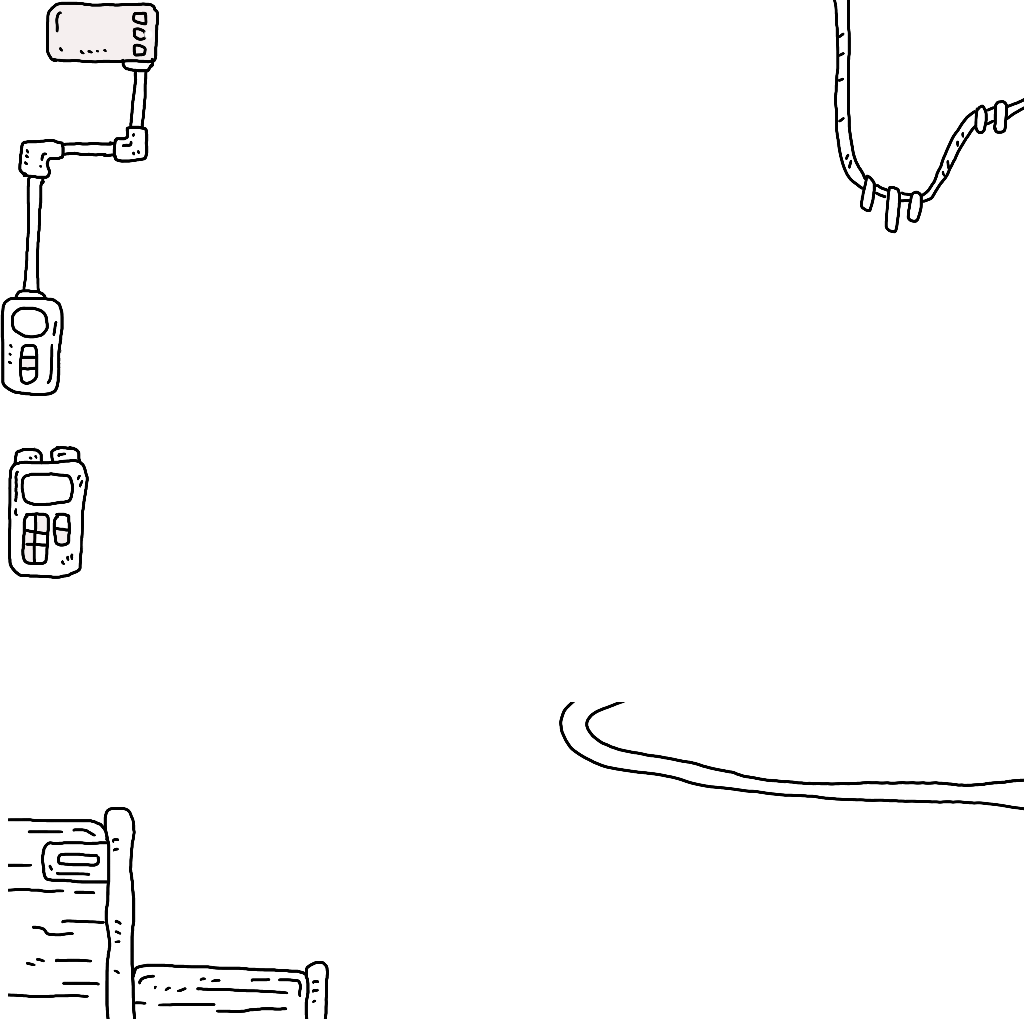
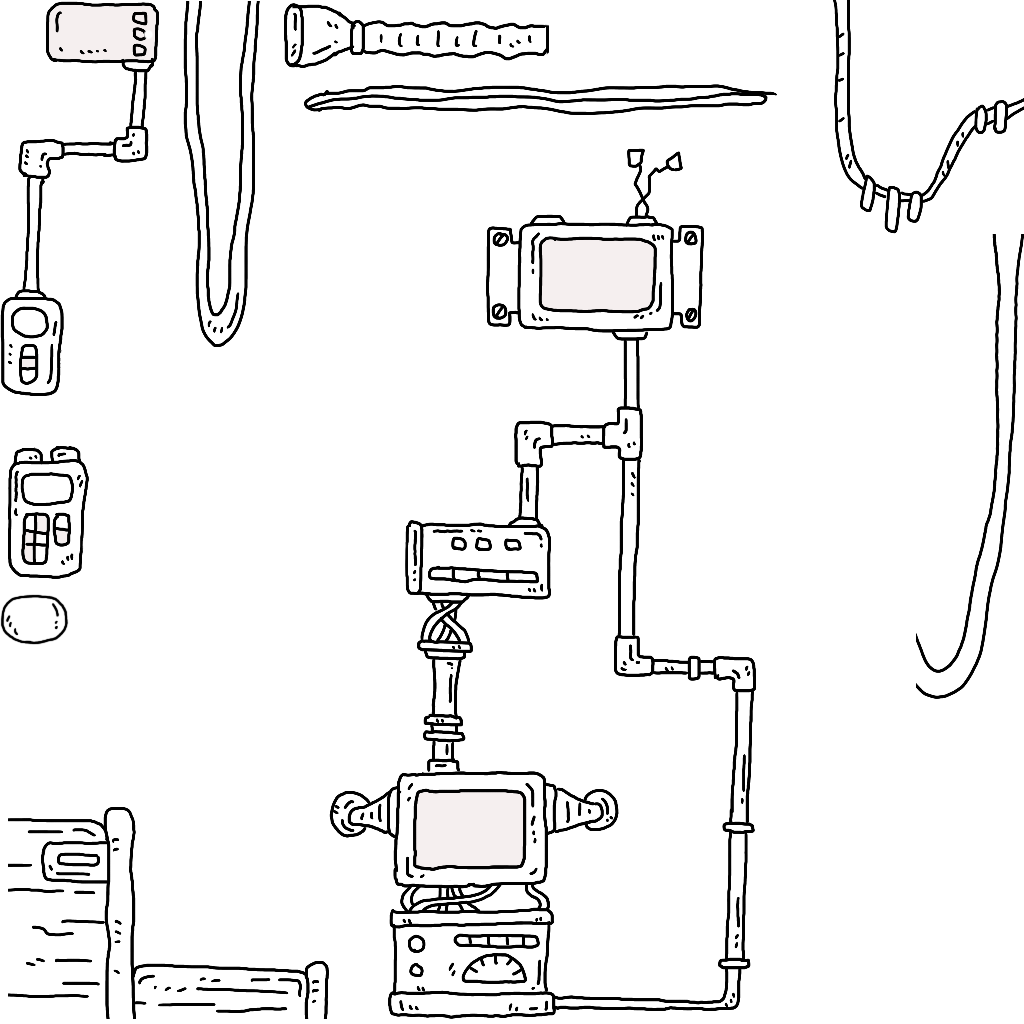
The second 1024 × 1024 image is a revision of the first. Changes to its layers:
added group "ラボ全体" with 5 layers above "ラボ" over [0, 1, 777, 1019]
added layer "レイヤー 18" in group "ラボ全体" over [183, 1, 260, 347]
added layer "レイヤー 16" in group "ラボ全体" over [0, 594, 69, 645]
added layer "レイヤー 15" in group "ラボ全体" over [329, 148, 756, 1019]
added layer "レイヤー 14" in group "ラボ全体" over [284, 3, 549, 68]
added layer "レイヤー 13" in group "ラボ全体" over [304, 84, 777, 115]
painted on "レイヤー 11" over [559, 234, 1024, 811]
